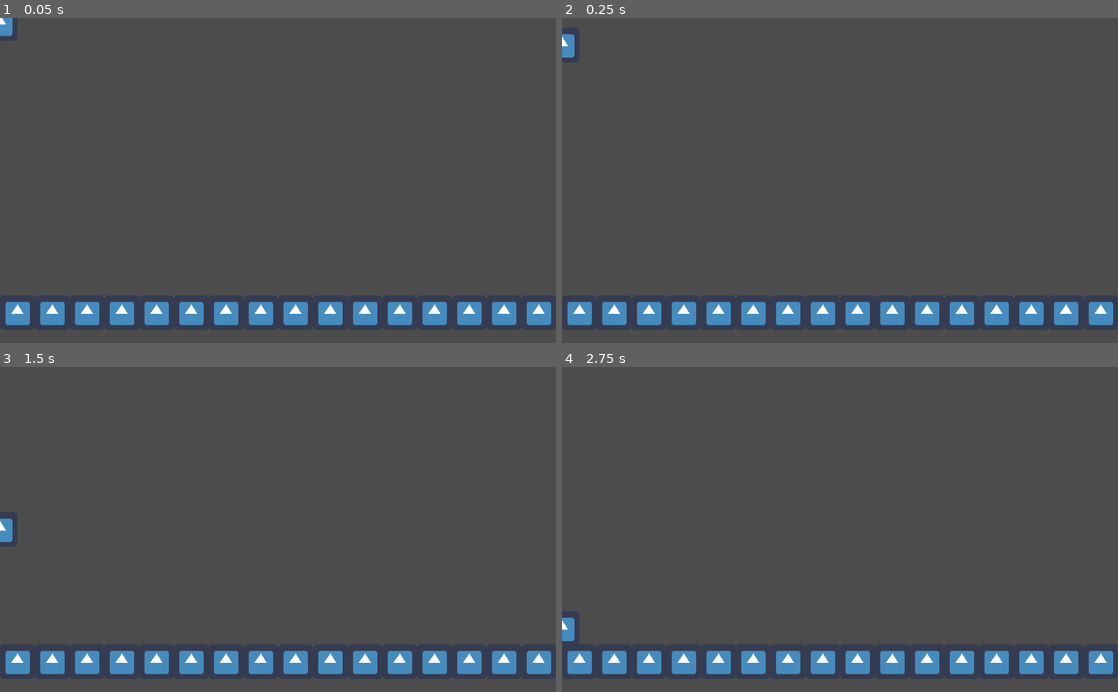
Above: before the commit, frames 1-4 (two rows, left to right).
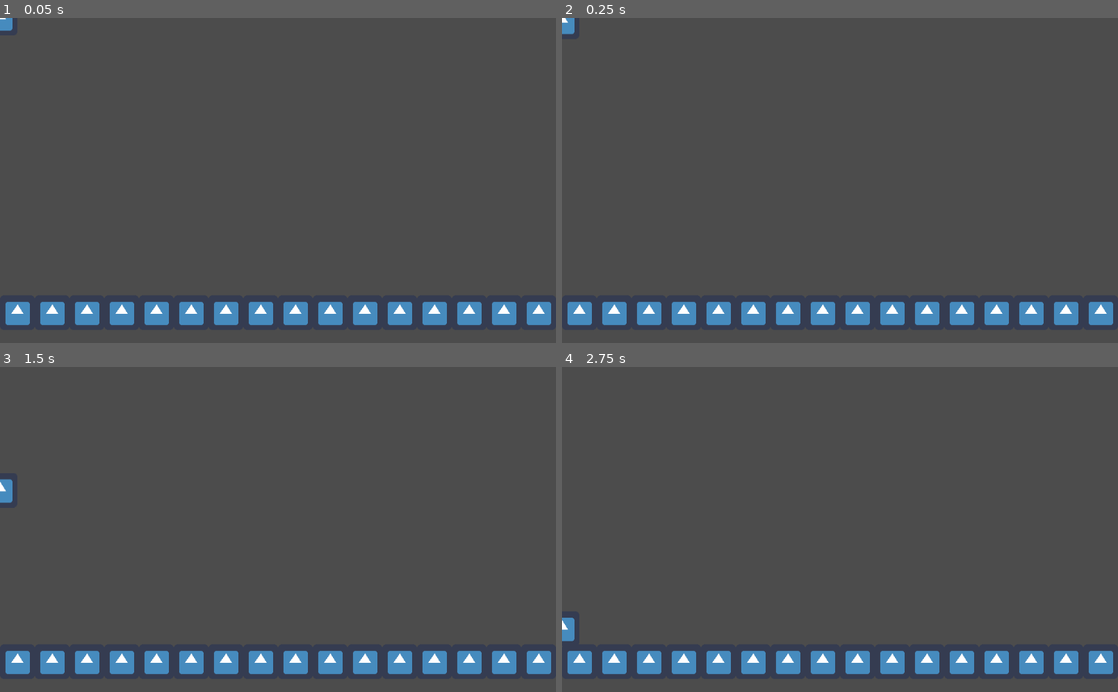
Above: after the commit, the same moments.

Repository: VMoonDev/SlimeShuffle
Game: Godot game, scene res://Level/Level.tscn
The game is run twice, just before and just after one commit, with the same random seed, the same clock (stepped at 60 frames per second) and the same inputs. The engine's default icon, where the game draws it, is replaced by a stand-in: a white triangle on a blue panel in a dark square.
Inputs:
- Up to frame 1 (0.05 s): no input
- Up to frame 2 (0.25 s): no input
- Up to frame 3 (1.5 s): no input
- Up to frame 4 (2.75 s): no input

The runs differ from the first frame. In frame 1, less than 0.1% of the frame differs, in the area x 0-3%, y 0-6%; in frame 2, 0.3%; in frame 3, 0.3%, in the area x 0-3%, y 34-54%; in frame 4, less than 0.1%.

Commit message:
Adjust gravity to accumulate over time

Diff:
--- a/project/Pawn/Pawn.gd
+++ b/project/Pawn/Pawn.gd
@@ -5,6 +5,6 @@
 var _velocity := Vector2.ZERO
 
 func _physics_process(delta):
-	_velocity.y = _GRAVITY
+	_velocity.y += _GRAVITY * delta
 
 	move_and_slide(_velocity)
